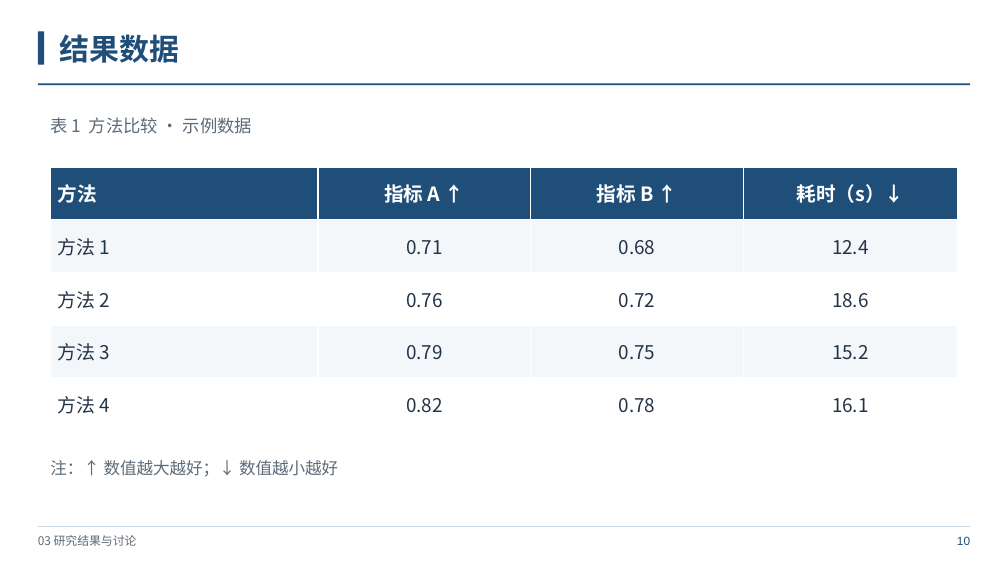
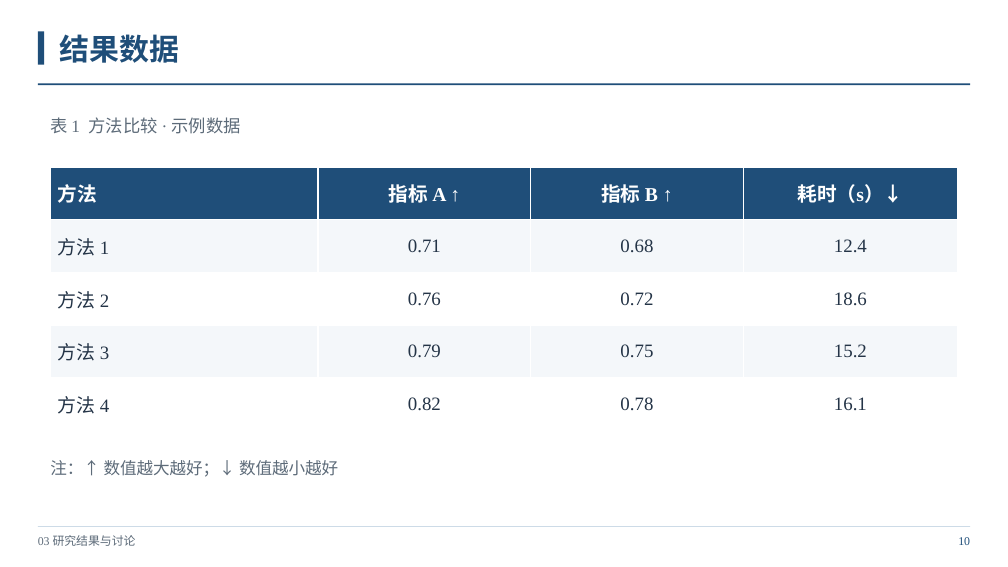
Before and after one commit to Starxy/skills, a slide deck: slide 10 of skills/ppt-craft/assets/academic-blue-template.pptx. Drawn at 1008x567 pixels with LibreOffice and Linux fonts; fonts in the diff are those of the drawing. Boxes give left, top, right and bottom in pixels: in the first picture for what was removed or moved away, otherwise in the second. Text is boxed around its words. In the diff, an @@ line names an element or a change of style, - is before the commit and + after.

```diff
--- a/skills/ppt-craft/assets/academic-blue-template.pptx
+++ b/skills/ppt-craft/assets/academic-blue-template.pptx
@@ text "表 1 方法比较 · 示例数据" at (50,117,241,134): font Noto Sans CJK SC to Times New Roman @@
@@ table at (51,167,957,431) @@
@@ font Noto Sans CJK SC to Times New Roman @@
@@ text "03 研究结果与讨论" at (38,535,136,546): font Noto Sans CJK SC to Times New Roman @@
@@ text "10" at (958,537,970,545): font Arial to Times New Roman @@
```
Also in this commit, not shown: 15 other slides changed, 5 other files.
